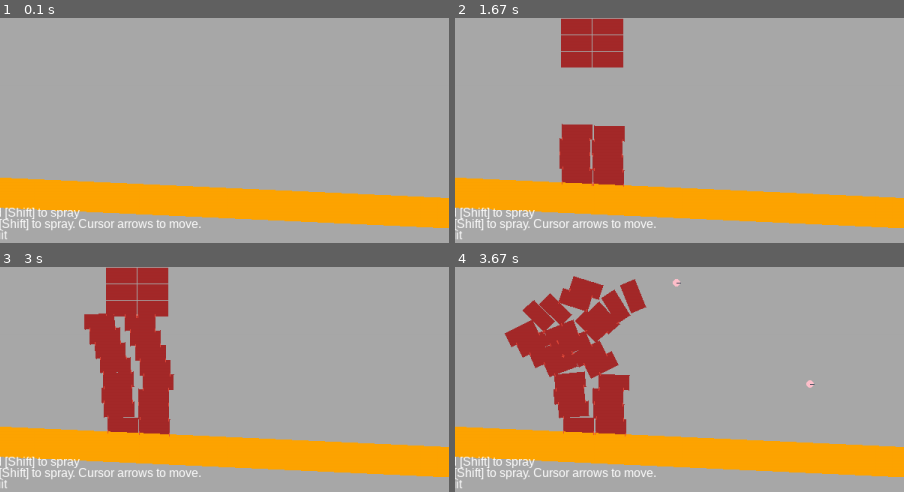
Above: before the commit, frames 1-4 (two rows, left to right).
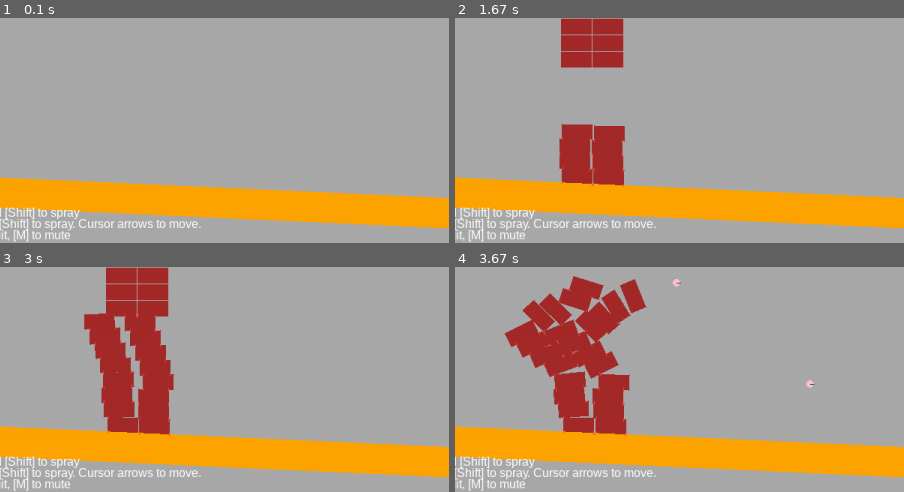
Above: after the commit, the same moments.

Repository: nrichards/pendulum2d
Game: pygame game, started from main.py
Same seed, same stepped clock (60 frames per second), same inputs: the game is played once before the commit and once after it.
Inputs:
- Up to frame 1 (0.1 s): no input
- Up to frame 2 (1.67 s): hold M 0.33-0.8 s; hold Right 0.33-0.8 s; hold Right 0.83-1.3 s; tap Space at 0.9, 1.2, 1.4 s; tap K at 0.98 s; hold Up 1.33-1.63 s
- Up to frame 3 (3 s): hold Right 1.67-2.13 s; tap Space at 1.73, 2.03, 2.23, 2.53, 2.8 s; hold Left 2.17-2.7 s; tap K at 2.32 s; hold Down from 2.73 s (still down)
- Up to frame 4 (3.67 s): release Down at 3.03 s; hold Left 3.07-3.47 s; tap Space at 3.13, 3.43, 3.57 s; hold Up from 3.5 s (still down); tap K at 3.65 s
The pictures show only the part of the screen within x 18-68%, y 50-100%; the shares and areas given below are measured in that part.

The runs differ from the first frame. In frame 1, 0.2% of the frame differs, in the area x 1-16%, y 94-100%; in frame 2, 0.2%; in frame 3, 0.2%; in frame 4, 0.2%.

Commit message:
Add SFX muting

Diff:
--- a/brick_knocker.py
+++ b/brick_knocker.py
@@ -9,6 +9,7 @@
 import pymunk
 import pymunk.pygame_util
 from pymunk import Vec2d
+from pygame.locals import RESIZABLE
 
 """
 Ideas
@@ -45,6 +46,7 @@
 
 
 class EventState(Enum):
+    Mute = auto()
     MoveDown = auto()
     MoveRight = auto()
     MoveLeft = auto()
@@ -84,9 +86,11 @@
 sfx = {}
 ball_count = 0
 player = Player()
+DEFAULT_MUTE = False
 
 
 class BlindSound:
+    mute = DEFAULT_MUTE
     def __init__(self, filename):
         self.sound = None
         try:
@@ -96,6 +100,8 @@
             pass
 
     def play(self, loops=0, maxtime=0, fade_ms=0):
+        if self.mute is True:
+            return
         if self.sound is not None:
             self.sound.play(loops, maxtime, fade_ms)
 
@@ -287,7 +293,7 @@
     blit_text(font, screen, "BRICK_KNOCKER", (WIDTH - 150, 0))
     blit_text(font, screen, "[K] to spawn more bricks, add [Shift] to spray", (5, HEIGHT - 50))
     blit_text(font, screen, "[Space] to spawn a ball, add [Shift] to spray. Cursor arrows to move.", (5, HEIGHT - 35))
-    blit_text(font, screen, "[R] to reset, [ESC] or [Q] to quit", (5, HEIGHT - 20))
+    blit_text(font, screen, "[R] to reset, [ESC] or [Q] to quit, [M] to mute", (5, HEIGHT - 20))
 
 
 def draw_window(surface: pygame.Surface):
@@ -308,6 +314,10 @@
             space.remove(s.body, s)
             count += 1
     debug_print(f"Cleaned up {count} bodies")
+
+
+def toggle_mute():
+    BlindSound.mute = not BlindSound.mute
 
 
 def debug_print(self, *args):
@@ -340,6 +350,8 @@
                 result.append(EventState.SpawnBall)
             elif event.key == pygame.K_d:
                 result.append(EventState.Debug)
+            elif event.key == pygame.K_m:
+                result.append(EventState.Mute)
 
     # Multi-events
     keys = pygame.key.get_pressed()
@@ -367,7 +379,10 @@
 
     # PyGame init
     pygame.init()
-    screen = pygame.display.set_mode((WIDTH, HEIGHT))
+    screen = pygame.display.set_mode((WIDTH, HEIGHT), RESIZABLE)
+
+    w, h = pygame.display.get_surface().get_size()
+
     clock = pygame.time.Clock()
     font = pygame.font.SysFont("Arial", 16)
     load_sfx()
@@ -410,6 +425,8 @@
                     spawn_bricks(space)
                 case EventState.Debug:
                     cleanup_bodies(space)
+                case EventState.Mute:
+                    toggle_mute()
                 case EventState.MoveUp:
                     move_dir = move_dir[0] + 0, move_dir[1] - 1
                 case EventState.MoveDown:
